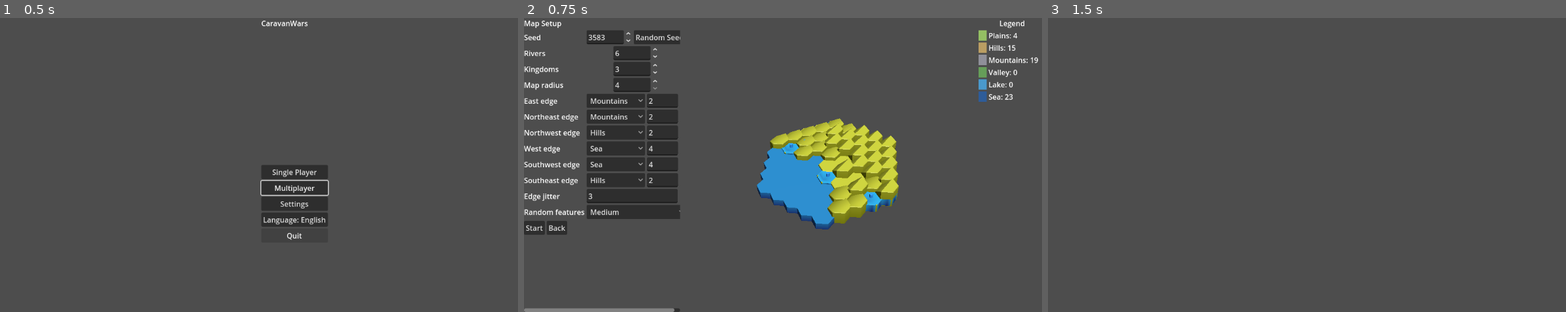
Above: before the commit, frames 1-3 (left to right).
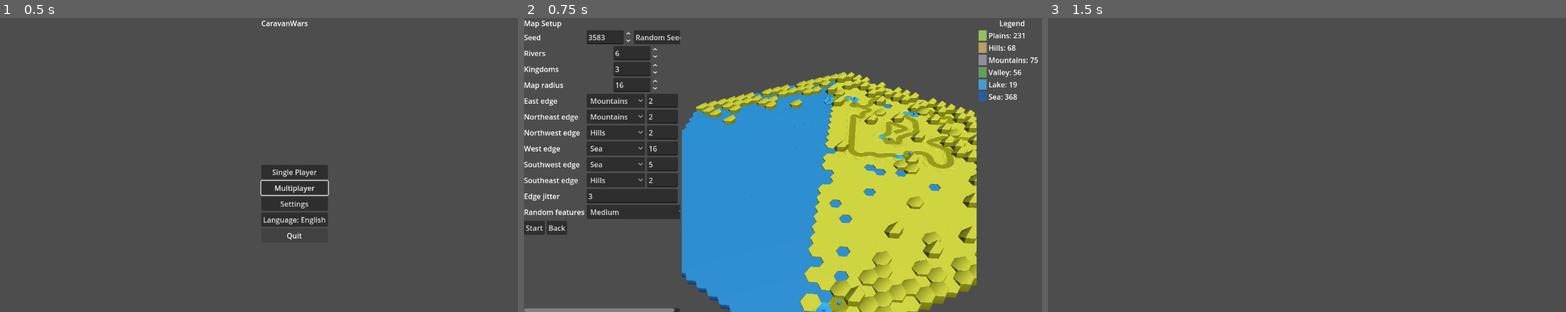
Above: after the commit, the same moments.

Repository: sepa79/CaravanWars
Game: Godot game, scene res://scenes/Main.tscn
The game is run twice, just before and just after one commit, with the same random seed, the same clock (stepped at 60 frames per second) and the same inputs.
Inputs:
- Up to frame 1 (0.5 s): no input
- Up to frame 2 (0.75 s): click "Single Player" at 0.5 s
- Up to frame 3 (1.5 s): click "Start" at 1.25 s

Frame 1 is identical in both runs. In frame 2, 38% of the frame differs, in the area x 17-100%, y 5-100%; in frame 3, nothing differs.

Commit message:
fix: update map defaults and river variants

Diff:
--- a/game/mapgen/HexMapConfig.gd
+++ b/game/mapgen/HexMapConfig.gd
@@ -1,8 +1,8 @@
 extends RefCounted
 class_name HexMapConfig
 
-const DEFAULT_MAP_SEED := 666997
-const DEFAULT_MAP_RADIUS := 4
+const DEFAULT_MAP_SEED := 12345
+const DEFAULT_MAP_RADIUS := 16
 const DEFAULT_KINGDOM_COUNT := 3
 const DEFAULT_RIVERS_CAP := 6
 const DEFAULT_ROAD_AGGRESSIVENESS := 0.5
--- a/game/ui/MapView.gd
+++ b/game/ui/MapView.gd
@@ -24,13 +24,35 @@
 
 const RIVER_SCENES: Dictionary = {
     "straight": preload("res://assets/gltf/tiles/rivers/hex_river_A.gltf"),
+    "source": preload("res://assets/gltf/tiles/rivers/hex_river_B.gltf"),
     "bend": preload("res://assets/gltf/tiles/rivers/hex_river_C.gltf"),
-    "t": preload("res://assets/gltf/tiles/rivers/hex_river_G.gltf"),
-    "cross": preload("res://assets/gltf/tiles/rivers/hex_river_I.gltf"),
-    "source": preload("res://assets/gltf/tiles/rivers/hex_river_B.gltf"),
+    "alternating": preload("res://assets/gltf/tiles/rivers/hex_river_D.gltf"),
+    "fork_left": preload("res://assets/gltf/tiles/rivers/hex_river_E.gltf"),
+    "fork_right": preload("res://assets/gltf/tiles/rivers/hex_river_F.gltf"),
+    "tee": preload("res://assets/gltf/tiles/rivers/hex_river_G.gltf"),
+    "quad_fan": preload("res://assets/gltf/tiles/rivers/hex_river_H.gltf"),
+    "quad_split": preload("res://assets/gltf/tiles/rivers/hex_river_I.gltf"),
+    "cross": preload("res://assets/gltf/tiles/rivers/hex_river_J.gltf"),
+    "flood": preload("res://assets/gltf/tiles/rivers/hex_river_K.gltf"),
     "mouth": preload("res://assets/gltf/tiles/rivers/hex_river_L.gltf"),
 }
 
+const RIVER_VARIANT_DEFINITIONS: Array = [
+    {"key": "straight", "mask": 9},
+    {"key": "source", "mask": 10},
+    {"key": "bend", "mask": 12},
+    {"key": "alternating", "mask": 42},
+    {"key": "fork_left", "mask": 11},
+    {"key": "fork_right", "mask": 41},
+    {"key": "tee", "mask": 28},
+    {"key": "quad_fan", "mask": 29},
+    {"key": "quad_split", "mask": 54},
+    {"key": "cross", "mask": 57},
+    {"key": "flood", "mask": 62},
+    {"key": "mouth", "mask": 63, "is_mouth": true},
+]
+
+const RIVER_MASK_BIT_COUNT := 6
 const RIVER_ROTATION_STEP: float = PI / 3.0
 const RIVER_Y_OFFSET: float = 0.05
 const RIVER_CLASS_SCALE_STEP: float = 0.03
@@ -64,6 +86,7 @@
 var _river_layers: Dictionary = {}
 var _river_marker_layer: MultiMeshInstance3D
 var _river_tile_cache: Dictionary = {}
+var _river_mask_lookup: Dictionary = _create_river_mask_lookup()
 var _needs_refresh: bool = false
 var _map_bounds: Dictionary = {}
 var _camera_zoom: float = 1.0
@@ -399,46 +422,28 @@
         if typeof(entry_variant) != TYPE_DICTIONARY:
             continue
         var entry: Dictionary = entry_variant
-        var mask := int(entry.get("river_mask", 0))
-        if mask == 0:
+        var raw_mask := int(entry.get("river_mask", 0))
+        var is_mouth := bool(entry.get("is_mouth", false))
+        if raw_mask == 0 and not is_mouth:
             continue
         var axial := _coord_to_axial(entry.get("coord"))
-        var is_mouth := bool(entry.get("is_mouth", false))
-        var variant := _classify_river_variant(mask, is_mouth)
+        var variant_info := _resolve_river_variant(raw_mask, is_mouth)
+        var variant := String(variant_info.get("variant", ""))
         if variant.is_empty():
             continue
-        var rotation := _compute_river_rotation(mask, variant)
+        var rotation := int(variant_info.get("rotation", 0))
         var class_value := int(entry.get("river_class", 1))
         if class_value <= 0:
             class_value = 1
         var cached_entry := {
             "coord": axial,
-            "mask": mask,
+            "mask": raw_mask & ((1 << RIVER_MASK_BIT_COUNT) - 1),
             "river_class": class_value,
             "is_mouth": is_mouth,
             "variant": variant,
             "rotation": rotation,
         }
         _river_tile_cache[axial] = cached_entry
-
-func _classify_river_variant(mask: int, is_mouth: bool) -> String:
-    if mask == 0:
-        return ""
-    if is_mouth:
-        return "mouth"
-    var pop := _count_bits(mask)
-    if pop <= 0:
-        return ""
-    if pop == 1:
-        return "source"
-    if pop == 2:
-        var bits := _bits_from_mask(mask)
-        if _is_opposite_pair(bits):
-            return "straight"
-        return "bend"
-    if pop == 3:
-        return "t"
-    return "cross"
 
 func _count_bits(value: int) -> int:
     var count := 0
@@ -448,82 +453,85 @@
         count += 1
     return count
 
-func _bits_from_mask(mask: int) -> Array[int]:
-    var bits: Array[int] = []
-    for i in range(6):
-        if (mask & (1 << i)) != 0:
-            bits.append(i)
-    bits.sort()
-    return bits
-
-func _is_opposite_pair(bits: Array[int]) -> bool:
-    if bits.size() != 2:
-        return false
-    var a := bits[0]
-    var b := bits[1]
-    return ((b - a) + 6) % 6 == 3
-
-func _compute_river_rotation(mask: int, variant: String) -> int:
-    if mask == 0:
-        return 0
-    match variant:
-        "source":
-            var bits := _bits_from_mask(mask)
-            if bits.is_empty():
-                return 0
-            var target := bits[0]
-            return (target - 3 + 6) % 6
-        "mouth":
-            return 0
-        "straight":
-            return _find_rotation_for_pattern(mask, [_mask_from_bits([0, 3])])
-        "bend":
-            return _find_rotation_for_pattern(mask, [_mask_from_bits([2, 3])])
-        "t":
-            return _find_rotation_for_pattern(mask, [
-                _mask_from_bits([1, 3, 5]),
-                _mask_from_bits([0, 1, 2]),
-                _mask_from_bits([0, 2, 3]),
-            ])
-        "cross":
-            return _find_rotation_for_pattern(mask, [
-                _mask_from_bits([0, 2, 3, 5]),
-                _mask_from_bits([0, 1, 3, 4]),
-                _mask_from_bits([0, 1, 2, 3]),
-                _mask_from_bits([0, 1, 2, 3, 4]),
-                _mask_from_bits([0, 1, 2, 3, 4, 5]),
-            ])
-    return 0
-
-func _mask_from_bits(bits: Array[int]) -> int:
-    var result := 0
-    for bit in bits:
-        var wrapped := wrapi(bit, 0, 6)
-        result |= 1 << wrapped
-    return result
+func _resolve_river_variant(mask: int, is_mouth: bool) -> Dictionary:
+    if is_mouth:
+        return {
+            "variant": "mouth",
+            "rotation": 0,
+        }
+    var sanitized_mask := mask & ((1 << RIVER_MASK_BIT_COUNT) - 1)
+    if sanitized_mask == 0:
+        return {}
+    var lookup_value: Variant = _river_mask_lookup.get(sanitized_mask)
+    if typeof(lookup_value) == TYPE_DICTIONARY:
+        return (lookup_value as Dictionary).duplicate()
+    return _find_best_river_variant(sanitized_mask)
 
 func _rotate_mask(mask: int, steps: int) -> int:
     var rotated := 0
-    for i in range(6):
+    for i in range(RIVER_MASK_BIT_COUNT):
         if (mask & (1 << i)) == 0:
             continue
-        var new_index := (i + steps) % 6
+        var new_index := (i + steps) % RIVER_MASK_BIT_COUNT
         rotated |= 1 << new_index
     return rotated
 
-func _find_rotation_for_pattern(mask: int, canonical_masks: Array[int]) -> int:
+func _create_river_mask_lookup() -> Dictionary:
+    var lookup: Dictionary = {}
+    for definition_variant in RIVER_VARIANT_DEFINITIONS:
+        if typeof(definition_variant) != TYPE_DICTIONARY:
+            continue
+        var definition: Dictionary = definition_variant
+        var key := String(definition.get("key", ""))
+        if key.is_empty():
+            continue
+        var canonical := int(definition.get("mask", 0))
+        if canonical <= 0:
+            continue
+        for rotation in range(RIVER_MASK_BIT_COUNT):
+            var rotated := _rotate_mask(canonical, rotation)
+            if rotated == 0:
+                continue
+            if lookup.has(rotated):
+                continue
+            lookup[rotated] = {
+                "variant": key,
+                "rotation": rotation,
+            }
+    return lookup
+
+func _find_best_river_variant(mask: int) -> Dictionary:
+    var best_variant := ""
     var best_rotation := 0
     var best_overlap := -1
-    for canonical in canonical_masks:
-        for rotation in range(6):
+    for definition_variant in RIVER_VARIANT_DEFINITIONS:
+        if typeof(definition_variant) != TYPE_DICTIONARY:
+            continue
+        var definition: Dictionary = definition_variant
+        var key := String(definition.get("key", ""))
+        if key.is_empty():
+            continue
+        var canonical := int(definition.get("mask", 0))
+        if canonical <= 0:
+            continue
+        for rotation in range(RIVER_MASK_BIT_COUNT):
             var rotated := _rotate_mask(canonical, rotation)
             if rotated == mask:
-                return rotation
+                return {
+                    "variant": key,
+                    "rotation": rotation,
+                }
             var overlap := _count_bits(mask & rotated)
             if overlap > best_overlap:
                 best_overlap = overlap
+                best_variant = key
                 best_rotation = rotation
-    return best_rotation % 6
+    if best_variant.is_empty():
+        return {}
+    return {
+        "variant": best_variant,
+        "rotation": best_rotation,
+    }
 
 func _scale_vector_for_class(class_value: int) -> Vector3:
     var factor := 1.0 + float(max(class_value - 1, 0)) * RIVER_CLASS_SCALE_STEP
Not shown, changed: CHANGELOG.md
